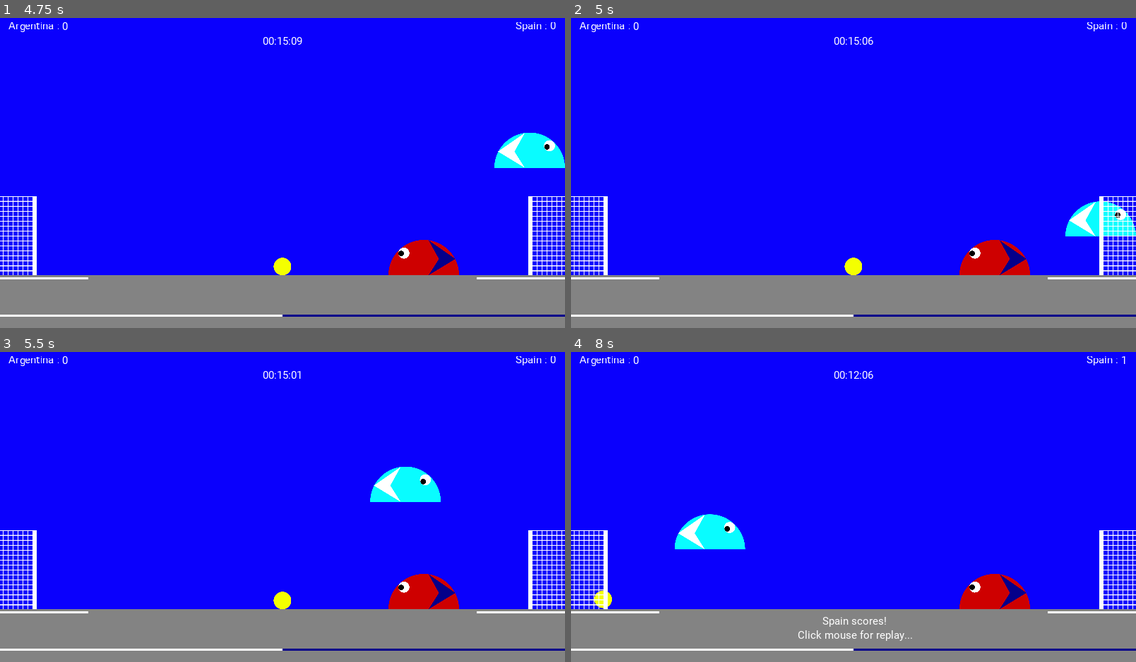
Above: before the commit, frames 1-4 (two rows, left to right).
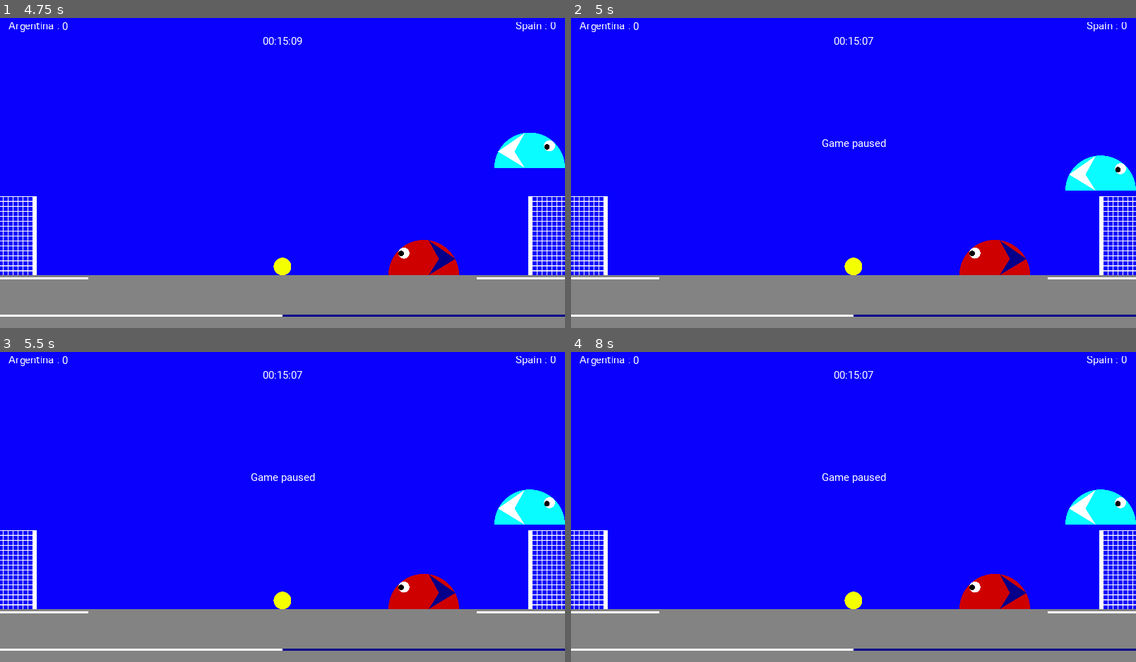
Above: after the commit, the same moments.

Repository: hectorbennett/slime-soccer
Game: Godot game, scene res://src/Main/Game.tscn
Same seed, same stepped clock (60 frames per second), same inputs: the game is played once before the commit and once after it.
Inputs:
- Up to frame 1 (4.75 s): click "1 Minute" at 0.5 s; tap Enter at 1.25 s; hold D (ui_right) 1.28-2.78 s; tap W (ui_up) at 1.52, 2.27, 3.77, 4.52 s; hold A (ui_left) 2.78-3.53 s; hold D (ui_right) from 3.53 s (still down)
- Up to frame 2 (5 s): keep holding D (ui_right); tap Escape (ui_cancel) at 4.9 s
- Up to frame 3 (5.5 s): release D (ui_right) at 5.03 s; hold A (ui_left) from 5.03 s (still down); tap W (ui_up) at 5.27 s
- Up to frame 4 (8 s): release A (ui_left) at 5.78 s; hold D (ui_right) 5.78-6.53 s; hold A (ui_left) from 6.53 s (still down); tap W (ui_up) at 6.77, 7.52 s

Frame 1 is identical in both runs. In frame 2, 2.2% of the frame differs, in the area x 44-100%, y 6-83%; in frame 3, 2.4%; in frame 4, 2.9%, in the area x 4-100%, y 1-94%.

Commit message:
Add game pausing

Diff:
--- a/src/Gui/Gui.gd
+++ b/src/Gui/Gui.gd
@@ -6,6 +6,7 @@
 
 func _ready() -> void:
 	$TimerLabel.hide()
+	$PausedLabel.hide()
 	show_default_message()
 
 func show_default_message() -> void:
@@ -108,3 +109,9 @@
 
 func _on_GoalRight_goal_hanging_value_changed(value) -> void:
 	$RightGoalHangingProgressBar.value = value
+
+func _on_Game_game_paused() -> void:
+	$PausedLabel.show()
+
+func _on_Game_game_unpaused() -> void:
+	$PausedLabel.hide()
--- a/src/Gui/Gui.tscn
+++ b/src/Gui/Gui.tscn
@@ -183,6 +183,23 @@
 "_edit_use_anchors_": false
 }
 
+[node name="PausedLabel" type="Label" parent="."]
+anchor_left = 0.5
+anchor_top = 0.5
+anchor_right = 0.5
+anchor_bottom = 0.5
+margin_left = -169.0
+margin_top = -154.5
+margin_right = 169.0
+margin_bottom = 58.5
+text = "Game paused"
+align = 1
+valign = 1
+__meta__ = {
+"_edit_group_": true,
+"_edit_use_anchors_": false
+}
+
 [connection signal="button_up" from="Splash/Menu/1Min" to="." method="_on_1Min_button_up"]
 [connection signal="button_down" from="Splash/Menu/2Min" to="." method="_on_2Min_button_down"]
 [connection signal="button_up" from="Splash/Menu/4Min" to="." method="_on_4Min_button_up"]
--- a/src/Main/Game.gd
+++ b/src/Main/Game.gd
@@ -2,6 +2,8 @@
 
 signal game_started
 signal game_ended
+signal game_paused
+signal game_unpaused
 
 var duration := 0
 var elapsed := 0
@@ -10,6 +12,11 @@
 
 func _ready() -> void:
 	get_tree().paused = true
+
+func _input(event):
+	if Input.is_action_pressed("ui_cancel") and Globals.gameInProgress:
+		get_tree().paused = not get_tree().paused
+		emit_signal("game_paused" if get_tree().paused else "game_unpaused")
 
 func new_game(d) -> void:
 	get_tree().paused = false
--- a/src/Main/Game.tscn
+++ b/src/Main/Game.tscn
@@ -10,6 +10,7 @@
 extents = Vector2( 512, 46 )
 
 [node name="Game" type="Node"]
+pause_mode = 2
 script = ExtResource( 7 )
 
 [node name="background" type="ColorRect" parent="."]
@@ -106,13 +107,16 @@
 SlimePath = NodePath("../SlimeRight")
 
 [node name="GameTimer" type="Timer" parent="."]
+pause_mode = 1
 wait_time = 0.1
 
 [node name="Gui" parent="." instance=ExtResource( 11 )]
 
 [connection signal="game_ended" from="." to="Gui" method="_on_Game_game_ended"]
+[connection signal="game_paused" from="." to="Gui" method="_on_Game_game_paused"]
 [connection signal="game_started" from="." to="Ball" method="_on_Game_game_started"]
 [connection signal="game_started" from="." to="Gui" method="_on_Game_game_started"]
+[connection signal="game_unpaused" from="." to="Gui" method="_on_Game_game_unpaused"]
 [connection signal="change_team" from="SlimeLeft" to="Gui" method="_on_SlimeLeft_change_team"]
 [connection signal="change_team" from="SlimeRight" to="Gui" method="_on_SlimeRight_change_team"]
 [connection signal="goal_hanged" from="GoalLeft" to="." method="_on_GoalLeft_goal_hanged"]
